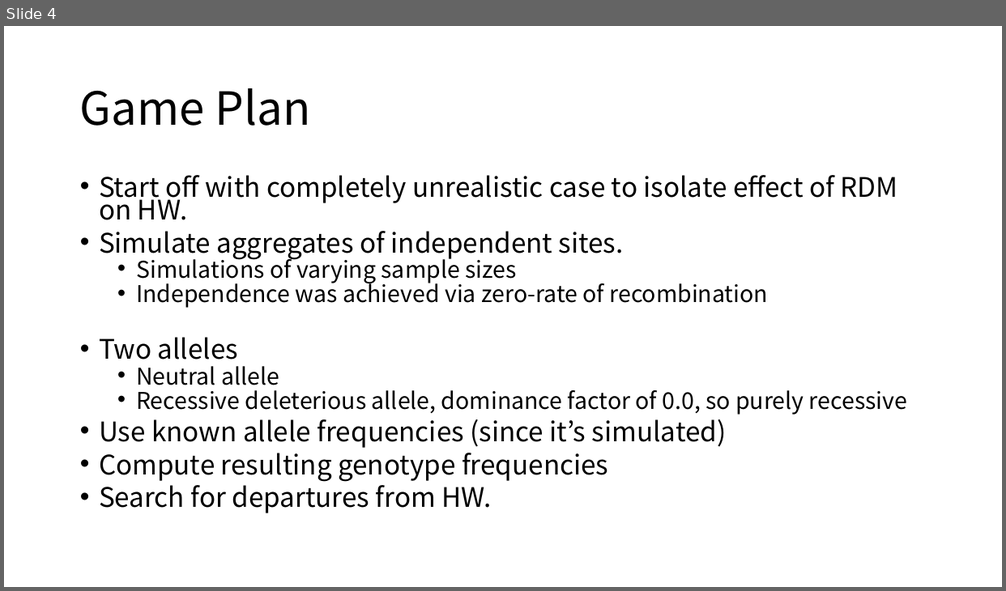
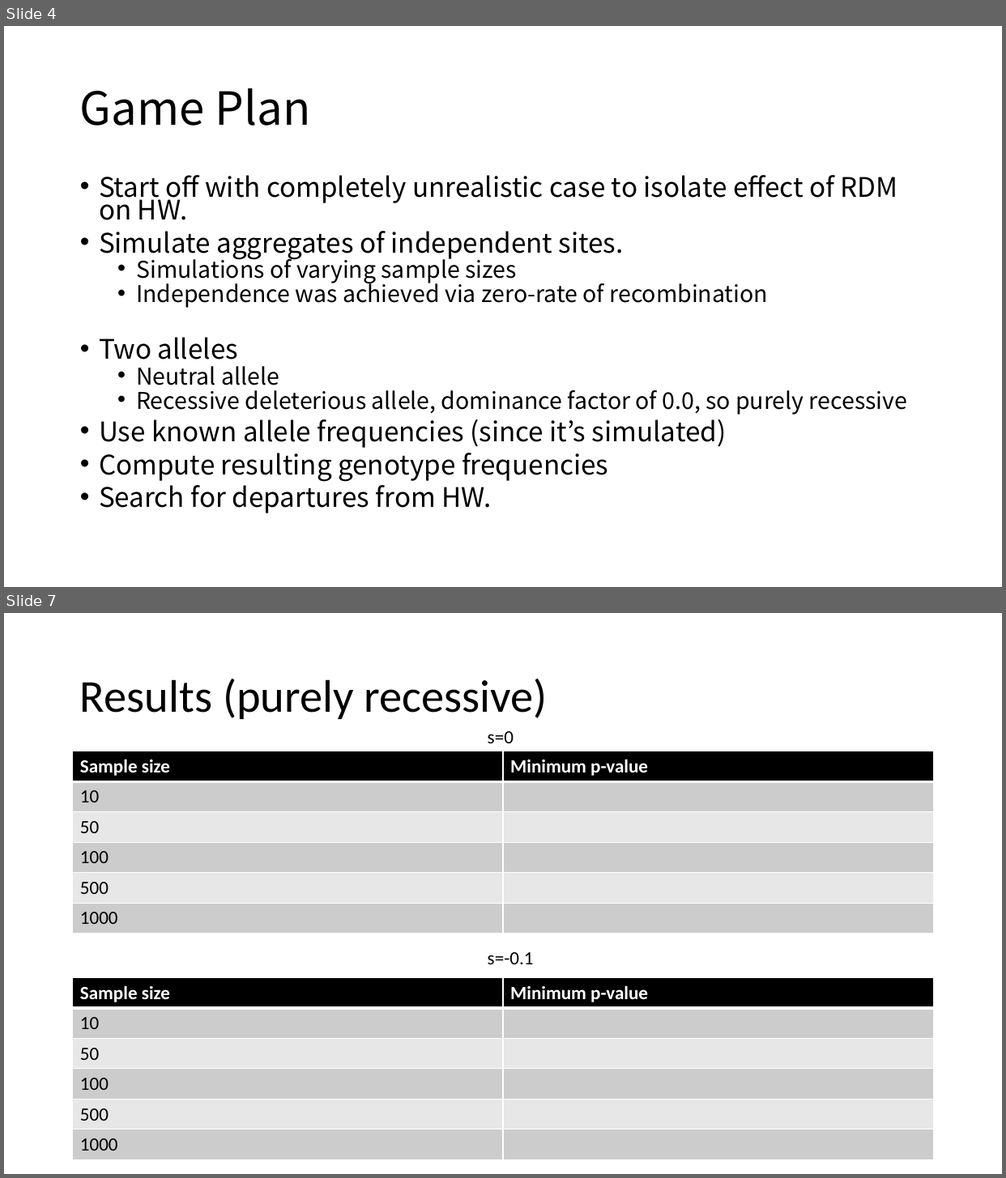
Before and after one commit to jon-mah/RDM_HW, a slide deck: Summary/20201014_RDM_HW_rotation_update.pptx. Shown one above the other, each under a label of ours: slide 4 before the commit, slides 4 and 7 after it; the slides between them are not shown. The pictures are 1006x591 and 1006x1178 pixels, drawn with LibreOffice and Linux fonts; fonts in the diff are those of the drawing. Boxes give left, top, right and bottom in pixels: in the first picture for what was removed or moved away, otherwise in the second. Text is boxed around its words. In the diff, an @@ line names an element or a change of style, - is before the commit and + after.

```diff
--- a/Summary/20201014_RDM_HW_rotation_update.pptx
+++ b/Summary/20201014_RDM_HW_rotation_update.pptx
@@ slide 7 added at [4,613,1002,1174], background #FFFFFF @@
@@ title added at [80,679,548,719], 44 pt, text #000000 @@
+Results (purely recessive)
@@ text added at [488,731,513,743], 18 pt, text #000000 @@
+s=0
@@ table added at [73,752,934,934], 6 rows, 2 columns @@
+Sample size | Minimum p-value
+10 | 
+50 | 
+100 | 
+500 | 
+1000 | 
@@ text added at [488,952,534,965], 18 pt, text #000000 @@
+s=-0.1
@@ table added at [73,978,934,1161], 6 rows, 2 columns @@
+Sample size | Minimum p-value
+10 | 
+50 | 
+100 | 
+500 | 
+1000 | 
```
Also in this commit, not shown: 3 slides changed, 3 other slides added, 1 slide removed, 25 other files.
